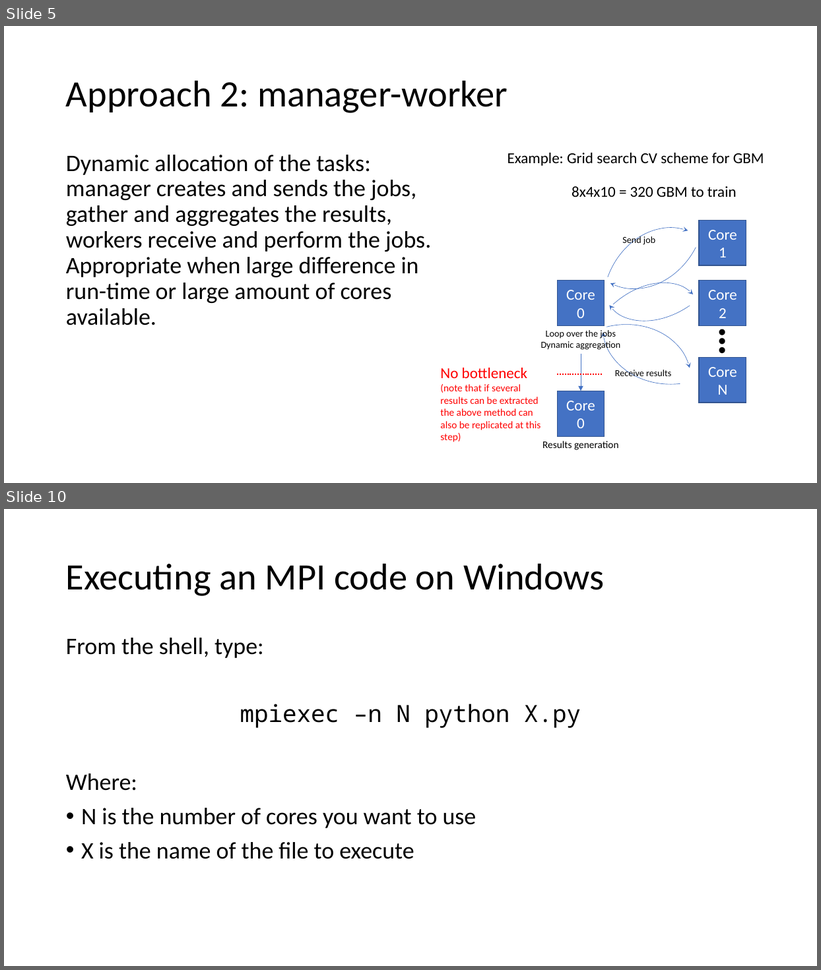
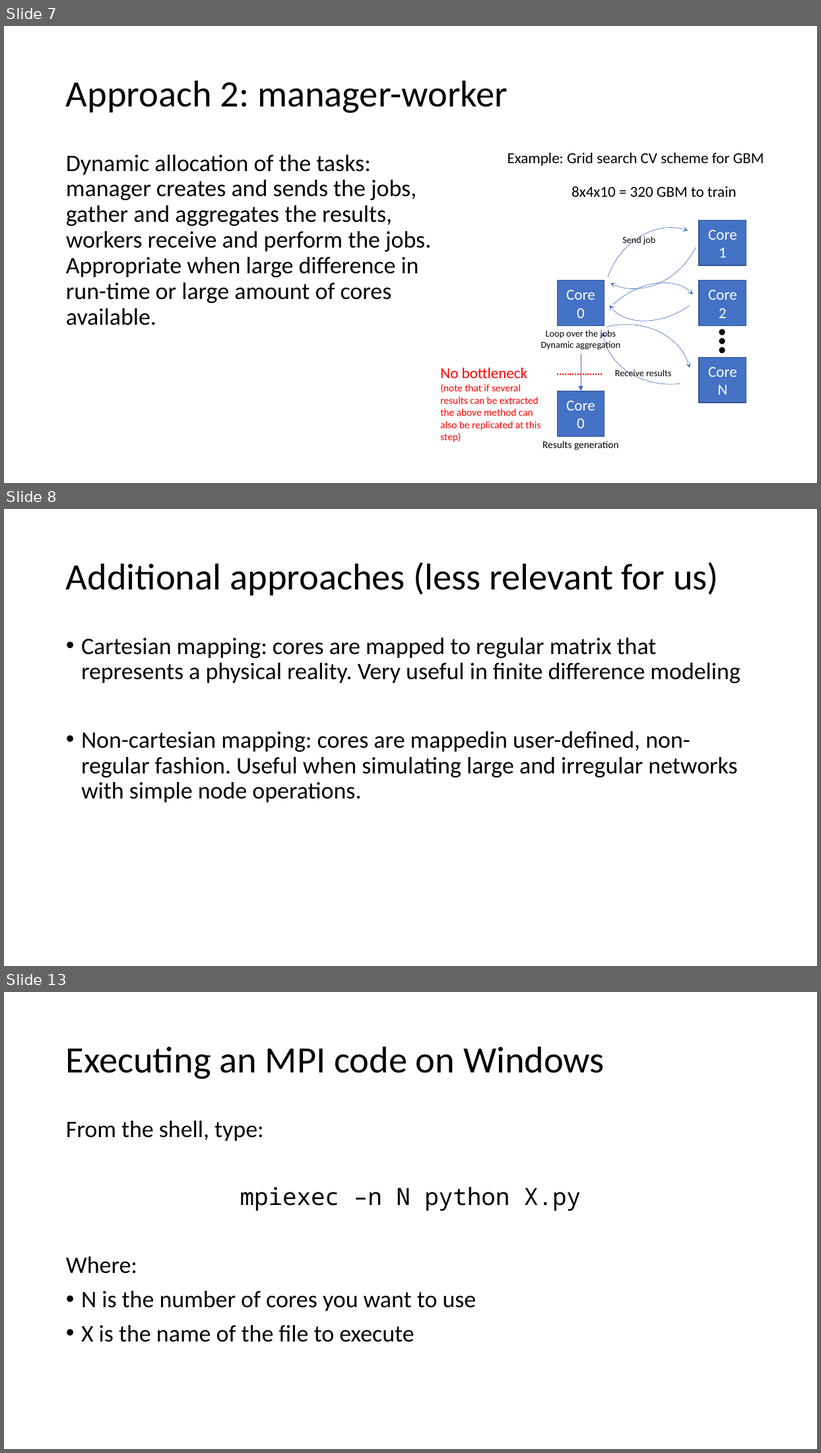
Before and after one commit to xavierbellagamba/MPI_example, a slide deck: MPI.pptx. Shown one above the other, each under a label of ours: slides 5 and 10 before the commit, slides 7, 8 and 13 after it; the slides between them are not shown. The pictures are 821x970 and 821x1453 pixels, drawn with LibreOffice and Linux fonts; fonts in the diff are those of the drawing. Boxes give left, top, right and bottom in pixels: in the first picture for what was removed or moved away, otherwise in the second. Text is boxed around its words. In the diff, an @@ line names an element or a change of style, - is before the commit and + after.

```diff
--- a/MPI.pptx
+++ b/MPI.pptx
@@ slide 8 added at bbox=[4, 509, 817, 966], background #FFFFFF @@
@@ title added at bbox=[66, 562, 719, 595], 44 pt, text #000000 @@
+Additional approaches (less relevant for us)
@@ text added at bbox=[81, 638, 740, 803], 28 pt, text #000000 @@
+• Cartesian mapping: cores are mapped to regular matrix that represents a physical reality. Very useful in finite difference modeling
+• Non-cartesian mapping: cores are mappedin user-defined, non-regular fashion. Useful when simulating large and irregular networks with simple node operations.
@@ what was slide 5 is now slide 7 @@
@@ what was slide 10 is now slide 13 @@
```
Also in this commit, not shown: 6 slides changed, 3 other slides added.
